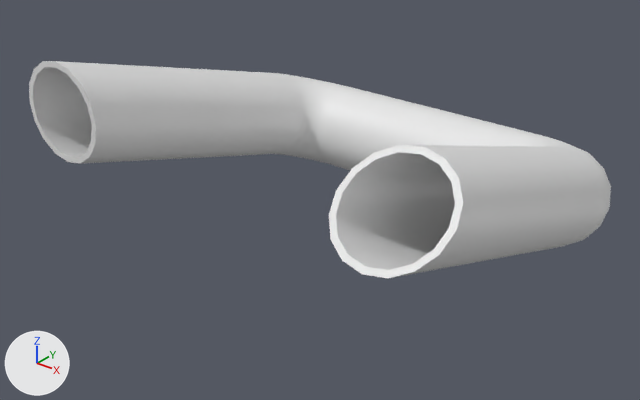
One commit to the FBX model Assets/TestScene/Mesh/buildings/chris/pipe.fbx: the scene before it, then after it.
Before and after are seen from a 50 mm lens placed at (43.1, -39.5, 15.0), pointed at (18.6, -8.8, -4.1). The axes (+X, +Y, +Z) are drawn at lower left. The lights are the same throughout.
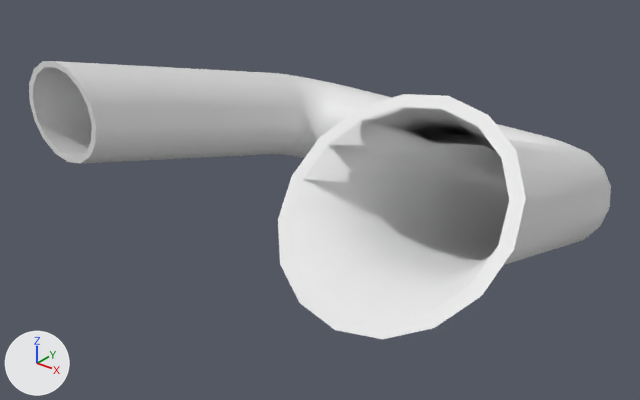
Boxes (x1, y1, x2, y2) around the edits, measured in the pictures (640 x 400 px):
'Cylinder', reshaped (28% taller): before (29, 61, 611, 278); after (29, 61, 611, 339)
part 1 of me_cylinder_006, built on: before (329, 145, 463, 278); after (278, 94, 526, 339)

The change, as a diff of the scene's bpy script:
```diff
--- a/Assets/TestScene/Mesh/buildings/chris/pipe.fbx.py
+++ b/Assets/TestScene/Mesh/buildings/chris/pipe.fbx.py
@@ me_cylinder_006 @@
 # used by ob_cylinder; location = (20.27, 0.17, 0.35)
-me_cylinder_006.from_pydata(...)  # 608 vertices, 608 faces; spans x -14.8..10.0, y -18.1..5.1, z -8.4..2.5
+me_cylinder_006.from_pydata(...)  # 640 vertices, 640 faces; spans x -14.8..12.1, y -19.6..5.1, z -8.4..4.0
+# me_cylinder_006 part 1
+# 16 faces are deleted
+# 32 vertices move from x 4.9..10.0, y -18.1..-14.5, z -1.1..2.5 to x 4.2..10.5, y -15.1..-10.6, z -2.8..1.9
+# 32 vertices are added at x 2.8..12.1, y -19.6..-13.0, z -2.6..4.0
+# 48 new faces join them
```
